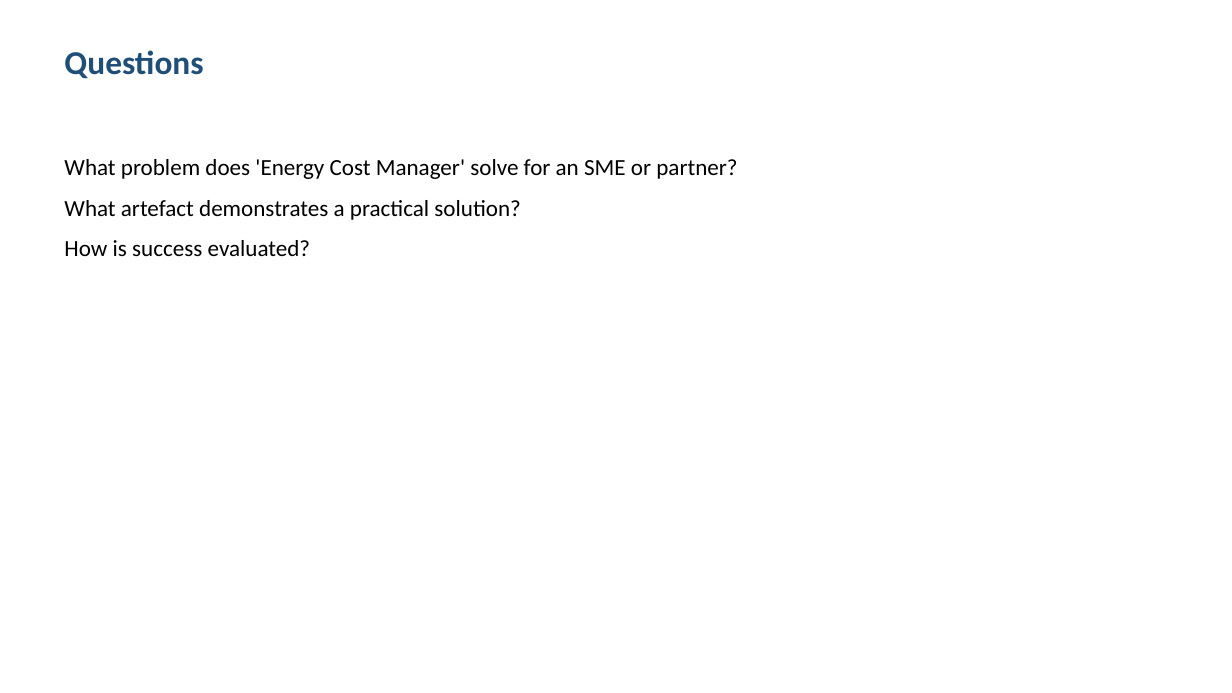
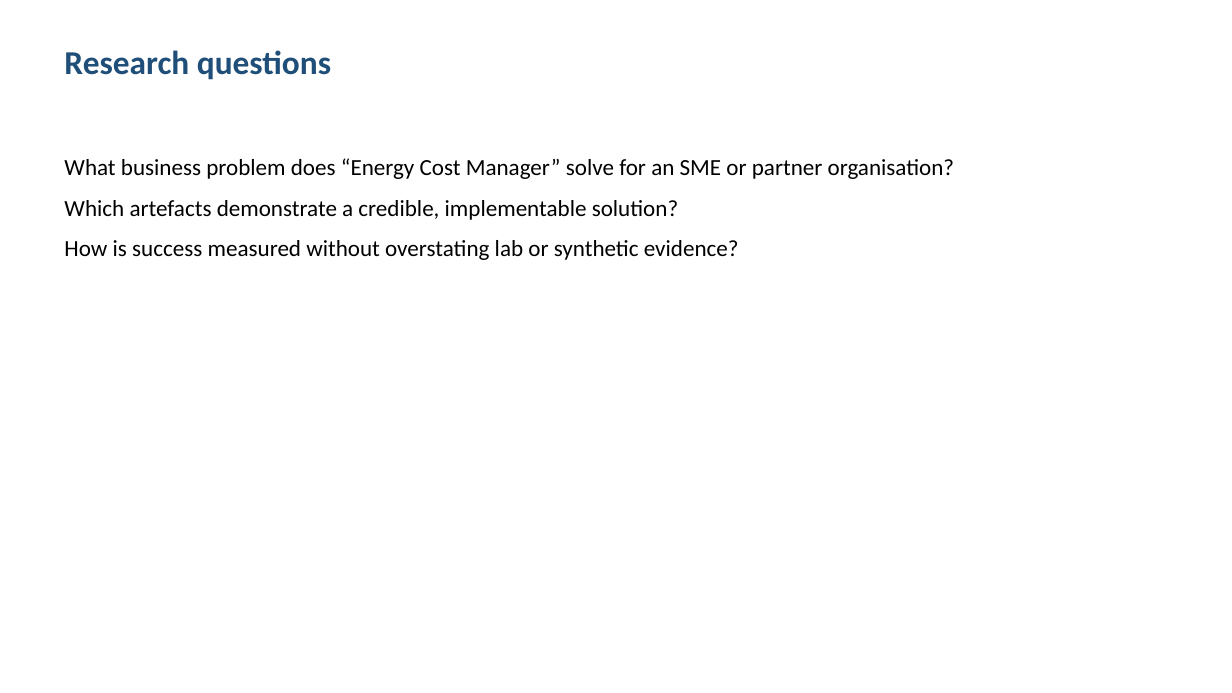
Before and after one commit to shohrabniaz/energy-cost-manager, a slide deck: slide 2 of Final_Submission/02_Presentation.pptx. Drawn at 1232x693 pixels with LibreOffice and Linux fonts; fonts in the diff are those of the drawing. Boxes give left, top, right and bottom in pixels: in the first picture for what was removed or moved away, otherwise in the second. Text is boxed around its words. In the diff, an @@ line names an element or a change of style, - is before the commit and + after.

```diff
--- a/Final_Submission/02_Presentation.pptx
+++ b/Final_Submission/02_Presentation.pptx
@@ text at [64, 50, 331, 80]: text changed @@
-Questions
+Research questions
@@ text at [64, 158, 955, 260]: text changed @@
-What problem does 'Energy Cost Manager' solve for an SME or partner?
-What artefact demonstrates a practical solution?
-How is success evaluated?
+What business problem does “Energy Cost Manager” solve for an SME or partner organisation?
+Which artefacts demonstrate a credible, implementable solution?
+How is success measured without overstating lab or synthetic evidence?
```
Also in this commit, not shown: 3 other slides changed, 12 other files.
